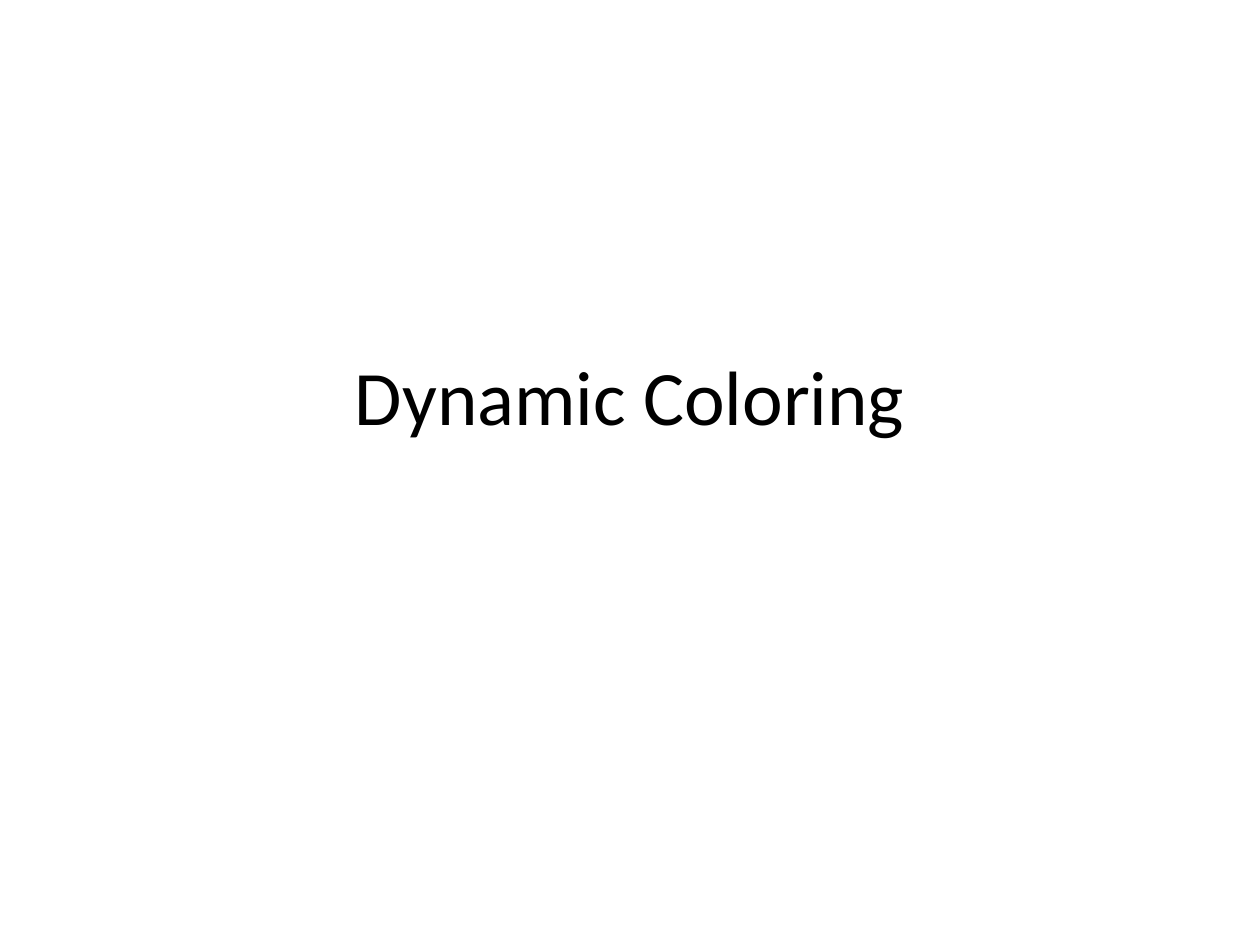
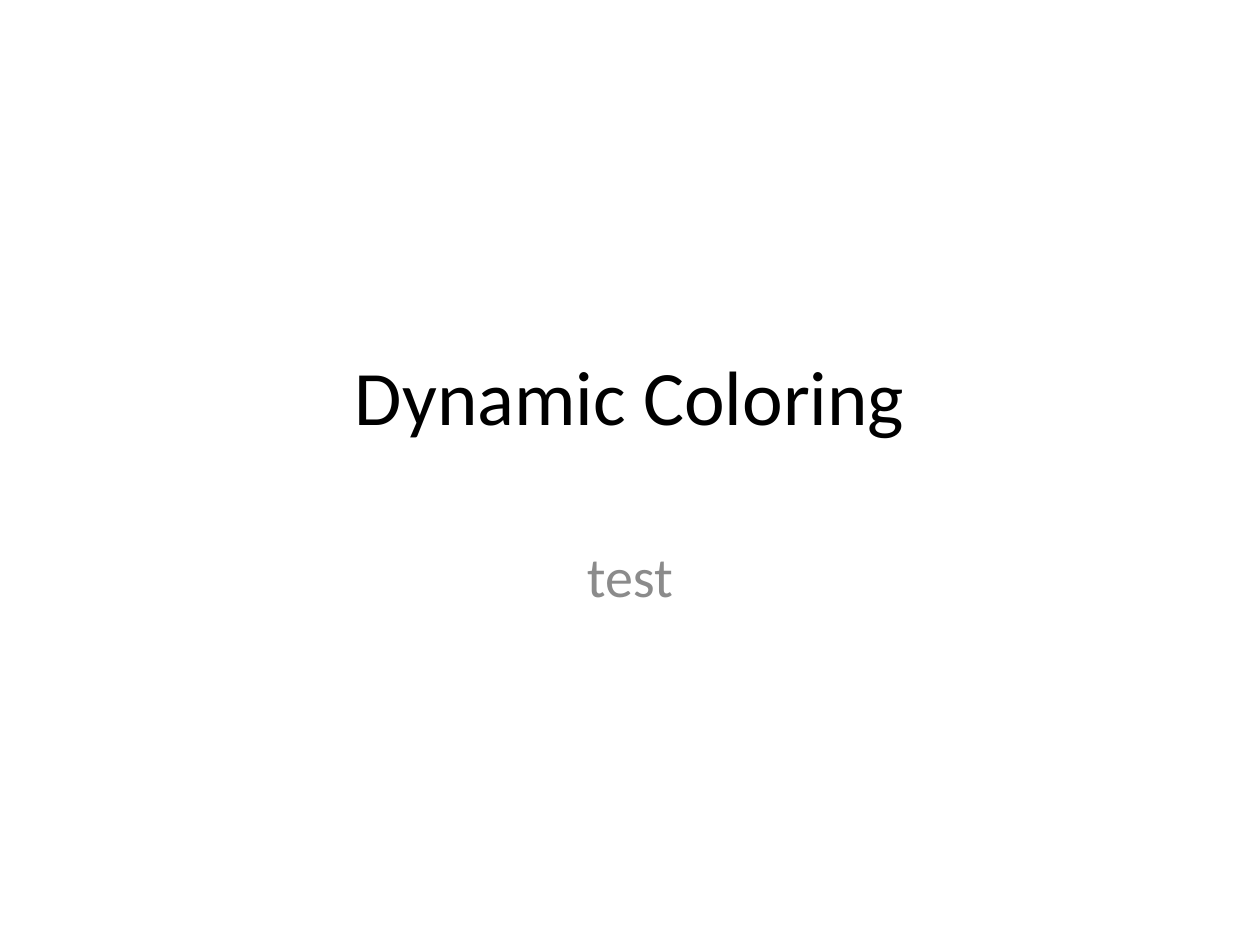
Before and after one commit to seancoogan/vtk_dynamic_color, a slide deck: slide 1 of MSIM741_slides_BARBACHEM_COOGAN.pptx. Drawn at 1260x945 pixels with LibreOffice and Linux fonts; fonts in the diff are those of the drawing. Boxes give left, top, right and bottom in pixels: in the first picture for what was removed or moved away, otherwise in the second. Text is boxed around its words. In the diff, an @@ line names an element or a change of style, - is before the commit and + after.

Commit message:
docx pptx test 2

```diff
--- a/MSIM741_slides_BARBACHEM_COOGAN.pptx
+++ b/MSIM741_slides_BARBACHEM_COOGAN.pptx
@@ subtitle added at [587, 561, 673, 598], 32 pt, text #8C8C8C @@
+test
```
Also in this commit, not shown: 1 other file.
